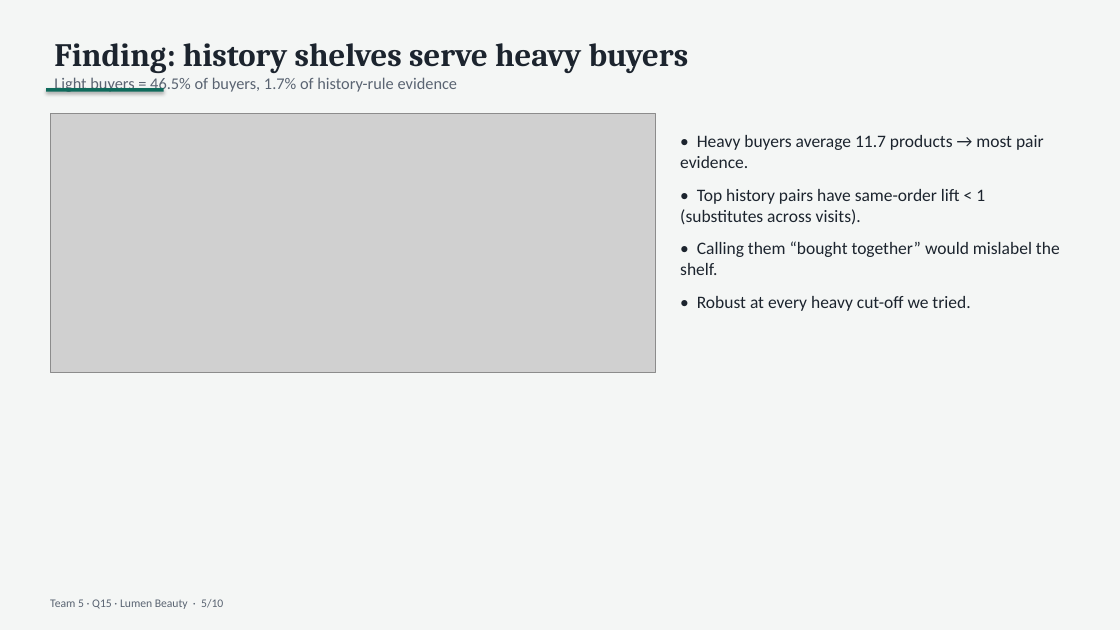
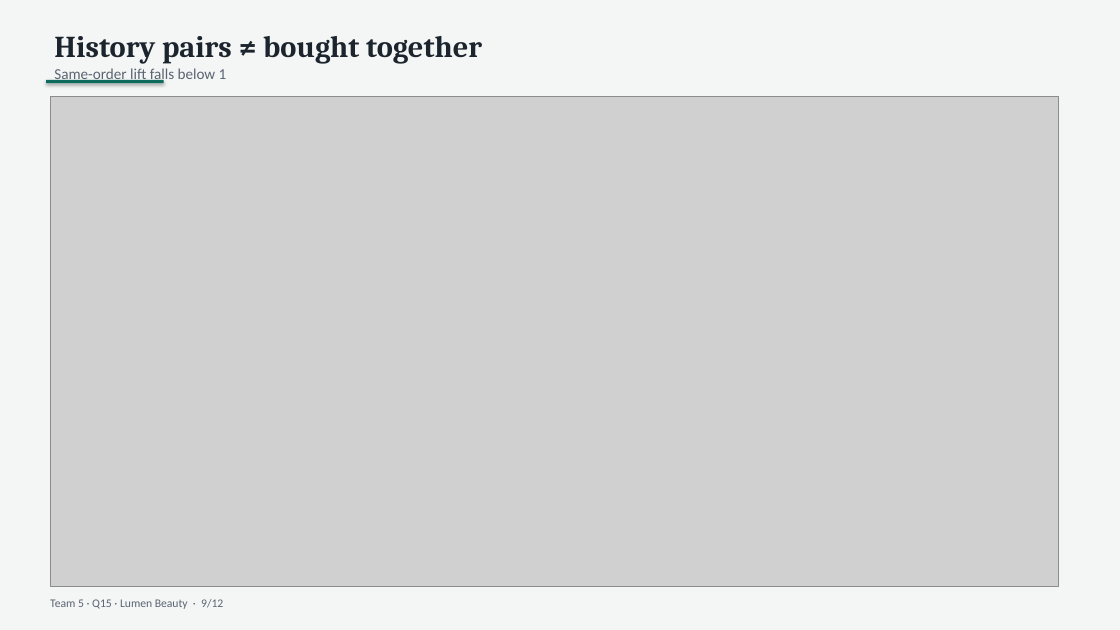
Before and after one commit to N1Rizhka/New-Media-Technology-and-Analytics---Final-Project, a slide deck: slide 9 of deliverables/Team5_Q15_pitch.pptx (slide 5 before the commit). Drawn at 1120x630 pixels with LibreOffice and Linux fonts; fonts in the diff are those of the drawing; grey boxes stand for pictures. Boxes give left, top, right and bottom in pixels: in the first picture for what was removed or moved away, otherwise in the second. Text is boxed around its words. In the diff, an @@ line names an element or a change of style, - is before the commit and + after.

```diff
--- a/deliverables/Team5_Q15_pitch.pptx
+++ b/deliverables/Team5_Q15_pitch.pptx
@@ text at box(54, 36, 482, 84): text changed; size 14 to 26 pt; font Calibri to Cambria; text colour #5A6472 to #1C242E; bold on @@
-Finding: history shelves serve heavy buyers
-Light buyers = 46.5% of buyers, 1.7% of history-rule evidence
+History pairs ≠ bought together
+Same-order lift falls below 1
@@ rectangle: place and size @@
-rectangle at box(46, 88, 164, 92)
+rectangle at box(46, 80, 164, 83)
@@ picture: place and size @@
-picture at box(50, 113, 655, 373)
+picture at box(50, 97, 1059, 586)
@@ text removed at box(680, 135, 1060, 311) @@
-• Heavy buyers average 11.7 products → most pair evidence.
-• Top history pairs have same-order lift < 1 (substitutes across visits).
-• Calling them “bought together” would mislabel the shelf.
-• Robust at every heavy cut-off we tried.
@@ text at box(50, 599, 223, 609): text changed @@
-Team 5 · Q15 · Lumen Beauty · 5/10
+Team 5 · Q15 · Lumen Beauty · 9/12
```
Also in this commit, not shown: 6 other slides changed, 5 slides added, 3 slides removed, 18 other files.
